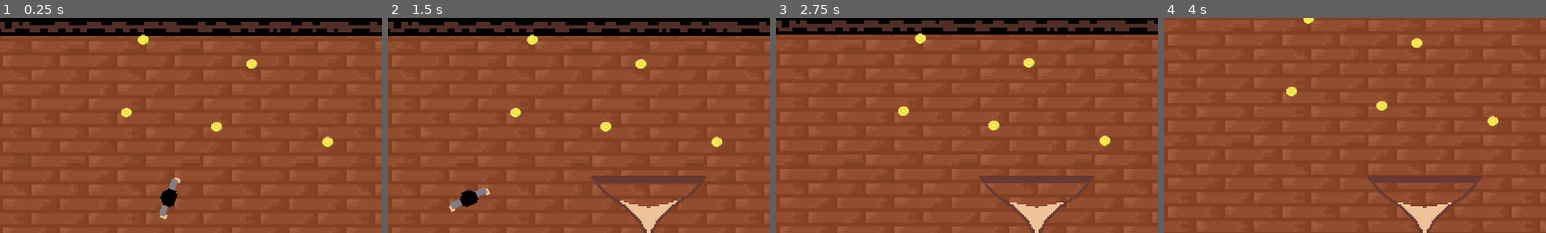
Above: before the commit, frames 1-4 (left to right).
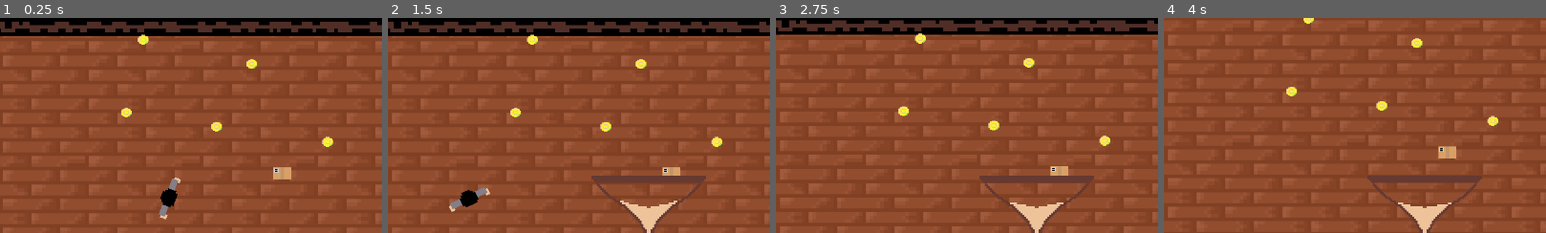
Above: after the commit, the same moments.

Repository: turdedman/GarbageJam-7
Game: Godot game, scene res://scenes/main.tscn
Two runs of this game, one before a commit and one after it. Both use one fixed random seed, a clock stepped at 60 frames per second and the inputs below.
Inputs (mouse positions are % of the whole screen's width and height, from its top left):
- Up to frame 1 (0.25 s): no input
- Up to frame 2 (1.5 s): move the mouse to (4, 8) at 0.52 s; hold A (A) 0.53-1.28 s; tap D (D) at 0.8, 1.35 s; move the mouse to (30, 55) at 1.27 s
- Up to frame 3 (2.75 s): tap S (S) at 1.55 s; tap Enter at 2 s; move the mouse to (60, 28) at 2.02 s; hold S (S) from 2.03 s (still down); tap A (A) at 2.3 s
- Up to frame 4 (4 s): move the mouse to (45, 70) at 2.77 s; release S (S) at 2.78 s; tap A (A) at 2.85 s; tap D (D) at 3.05 s; tap Space at 3.5 s; move the mouse to (80, 65) at 3.52 s; hold D (D) from 3.53 s (still down); tap S (S) at 3.8 s
The pictures show only the part of the screen within x 16-66%, y 0-50%; the shares and areas given below are measured in that part.

The runs differ from the first frame. In frame 1, 0.3% of the frame differs, in the area x 71-77%, y 69-76%; in frame 2, 0.2%; in frame 3, 0.2%; in frame 4, 0.3%.

Commit message:
added a broken clock png

Diff:
--- /dev/null
+++ b/scenes/box.tscn
@@ -0,0 +1,18 @@
+[gd_scene format=3 uid="uid://cxihjrf4mgmvb"]
+
+[ext_resource type="Texture2D" uid="uid://cta7a50ue2fok" path="res://assets/box.png" id="1_3inec"]
+[ext_resource type="Script" uid="uid://c4oc0h0kyqx0b" path="res://scripts/box.gd" id="1_ks2v0"]
+
+[sub_resource type="RectangleShape2D" id="RectangleShape2D_qlg0r"]
+size = Vector2(32, 20)
+
+[node name="Box" type="Area2D" unique_id=1452401930]
+script = ExtResource("1_ks2v0")
+
+[node name="CollisionShape2D" type="CollisionShape2D" parent="." unique_id=1573033466]
+shape = SubResource("RectangleShape2D_qlg0r")
+
+[node name="Sprite2D" type="Sprite2D" parent="." unique_id=912533591]
+texture = ExtResource("1_3inec")
+
+[connection signal="body_entered" from="." to="." method="_on_body_entered"]
--- a/scenes/hourglass.tscn
+++ b/scenes/hourglass.tscn
@@ -1,6 +1,6 @@
 [gd_scene format=3 uid="uid://bwwuihl2p3773"]
 
-[ext_resource type="Script" uid="uid://3tkwc15n46gy" path="res://scenes/hourglass.gd" id="1_eue7v"]
+[ext_resource type="Script" uid="uid://3tkwc15n46gy" path="res://scripts/hourglass.gd" id="1_eue7v"]
 [ext_resource type="Texture2D" uid="uid://oncxrqoulj82" path="res://assets/hourglass/hourglass1.png" id="1_xa70y"]
 [ext_resource type="Texture2D" uid="uid://bo4s8jncmk77u" path="res://assets/hourglass/hourglass2.png" id="2_eue7v"]
 [ext_resource type="Texture2D" uid="uid://dbe4dtjv0g78j" path="res://assets/hourglass/hourglass3.png" id="3_lojm1"]
--- a/scenes/main.tscn
+++ b/scenes/main.tscn
@@ -11,6 +11,7 @@
 [ext_resource type="Script" uid="uid://bgqn6fwfu3nle" path="res://scripts/game_manager.gd" id="5_tbgi4"]
 [ext_resource type="PackedScene" uid="uid://da4dgn3ex4jjf" path="res://scenes/pickup_item.tscn" id="6_tefeu"]
 [ext_resource type="Texture2D" uid="uid://71gl5fahibmj" path="res://assets/clock.png" id="11_ya4ey"]
+[ext_resource type="PackedScene" uid="uid://cxihjrf4mgmvb" path="res://scenes/box.tscn" id="12_eb6dy"]
 
 [sub_resource type="TileSetAtlasSource" id="TileSetAtlasSource_0wfyh"]
 texture = ExtResource("1_o5qli")
@@ -365,6 +366,9 @@
 [node name="Hourglass" parent="HourGlass/CanvasLayer" unique_id=1389413158 instance=ExtResource("5_o6xl0")]
 position = Vector2(48, 56)
 
+[node name="Box" parent="." unique_id=1452401930 instance=ExtResource("12_eb6dy")]
+position = Vector2(440, 224)
+
 [connection signal="mouse_entered" from="HourGlass/CanvasLayer/Hourglass" to="." method="_on_hourglass_mouse_entered"]
 
 [editable path="HourGlass/CanvasLayer/Hourglass"]
--- a/scenes/player.tscn
+++ b/scenes/player.tscn
@@ -36,7 +36,7 @@
 floor_stop_on_slope = false
 script = ExtResource("1_dqkch")
 
-[node name="Sprite2D" type="Sprite2D" parent="." unique_id=1140226465]
+[node name="Box" type="Sprite2D" parent="." unique_id=1140226465]
 visible = false
 position = Vector2(24, 0)
 rotation = 1.5744745
--- /dev/null
+++ b/scripts/box.gd
@@ -0,0 +1,18 @@
+extends Area2D
+
+
+# Called when the node enters the scene tree for the first time.
+func _ready() -> void:
+	pass # Replace with function body.
+
+
+# Called every frame. 'delta' is the elapsed time since the previous frame.
+func _process(delta: float) -> void:
+	pass
+
+
+func _on_body_entered(body: Node2D) -> void:
+	if body.inventoryEmpty == true:
+		body.get_node("Box").show()
+
+		queue_free.call_deferred()
--- a/scripts/player.gd
+++ b/scripts/player.gd
@@ -3,6 +3,10 @@
 
 @export var speed: float = 180
 @onready var animated_sprite: AnimatedSprite2D = %AnimatedSprite2D #Skapade en @onready var för animated_sprite med ett unikt namn så att man inte råkar fucka upp något senare
+
+var inventoryEmpty: bool = true
+
+var showCanOnlyHave1ItemText: bool = false
 
 
 func _physics_process(_delta: float) -> void:
Binary file added: assets/brokenclock.png
Not shown, added: assets/brokenclock.png.import
Not shown, added: scripts/box.gd.uid
Renamed: scenes/hourglass.gd -> scripts/hourglass.gd
Renamed: scenes/hourglass.gd.uid -> scripts/hourglass.gd.uid
